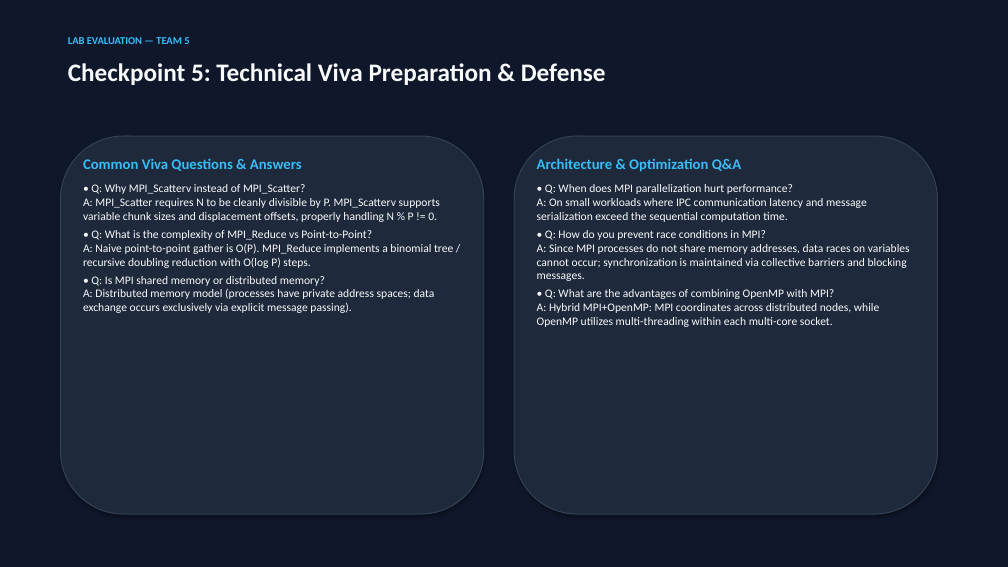
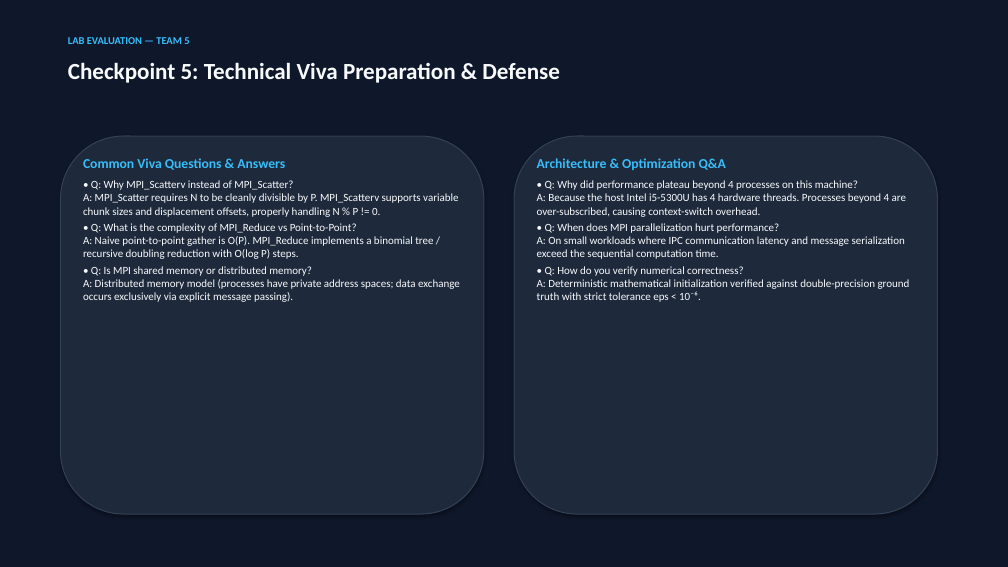
Before and after one commit to akaraj187/distributed-vector-processing-parallel-computing, a slide deck: slide 10 of presentation/Distributed_Vector_Processing_Lab_Evaluation.pptx (slide 9 before the commit). Drawn at 1008x567 pixels with LibreOffice and Linux fonts; fonts in the diff are those of the drawing. Boxes give left, top, right and bottom in pixels: in the first picture for what was removed or moved away, otherwise in the second. Text is boxed around its words. In the diff, an @@ line names an element or a change of style, - is before the commit and + after.

Commit message:
docs: add verified terminal output screenshots and align machine specs with actual Intel i5-5300U dual-core quad-thread hardware

```diff
--- a/presentation/Distributed_Vector_Processing_Lab_Evaluation.pptx
+++ b/presentation/Distributed_Vector_Processing_Lab_Evaluation.pptx
@@ text "Checkpoint 5: Technical Viva Preparation ..." at (x1=68, y1=62, x2=560, y2=83): size 24 to 22 pt @@
@@ text "Common Viva Questions & Answers" at (x1=83, y1=158, x2=460, y2=302): size 14 to 13 pt in "Common Viva Questions & Answers"; size 11 to 10.5 pt; less space between paragraphs @@
@@ text at (x1=537, y1=158, x2=905, y2=259): size 14 to 13 pt in "Architecture & Optimization Q&A"; size 11 to 10.5 pt in "• Q: When does MPI parallelization hurt ..."; less space between paragraphs @@
@@ text at (x1=537, y1=180, x2=906, y2=217): paragraph added @@
+• Q: Why did performance plateau beyond 4 processes on this machine?
+A: Because the host Intel i5-5300U has 4 hardware threads. Processes beyond 4 are over-subscribed, causing context-switch overhead.
@@ text at (x1=537, y1=266, x2=910, y2=302): text changed; size 11 to 10.5 pt @@
-• Q: How do you prevent race conditions in MPI?
-A: Since MPI processes do not share memory addresses, data races on variables cannot occur; synchronization is maintained via collective barriers and blocking messages.
-• Q: What are the advantages of combining OpenMP with MPI?
-A: Hybrid MPI+OpenMP: MPI coordinates across distributed nodes, while OpenMP utilizes multi-threading within each multi-core socket.
+• Q: How do you verify numerical correctness?
+A: Deterministic mathematical initialization verified against double-precision ground truth with strict tolerance eps < 10⁻⁶.
```
Also in this commit, not shown: 9 other slides changed, 1 slide added, 9 other files.
